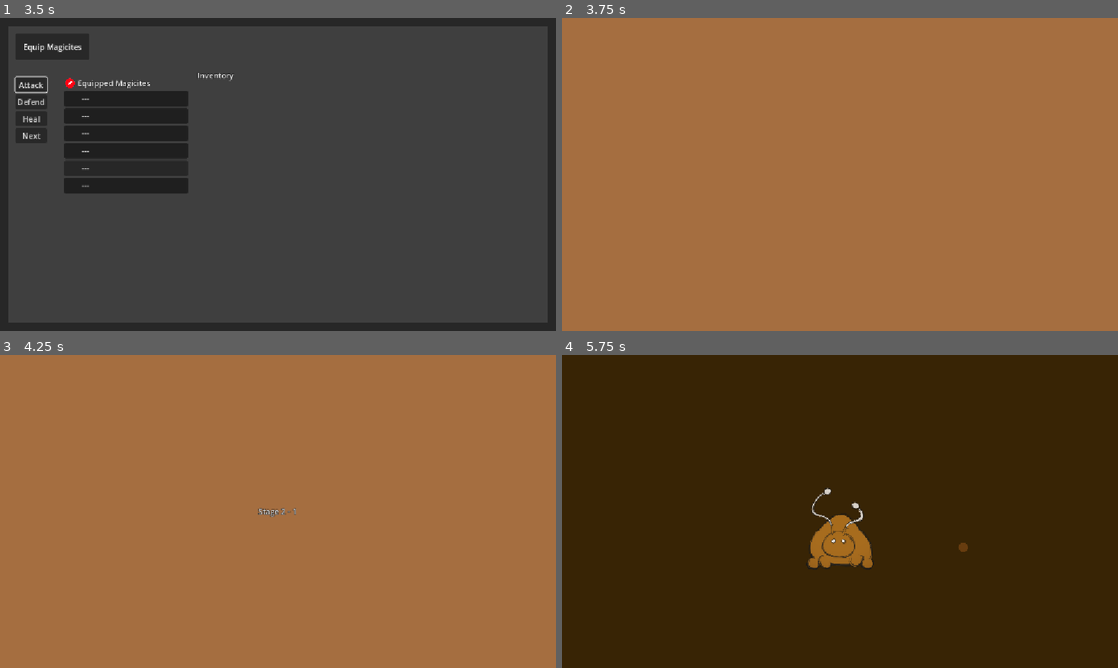
Above: before the commit, frames 1-4 (two rows, left to right).
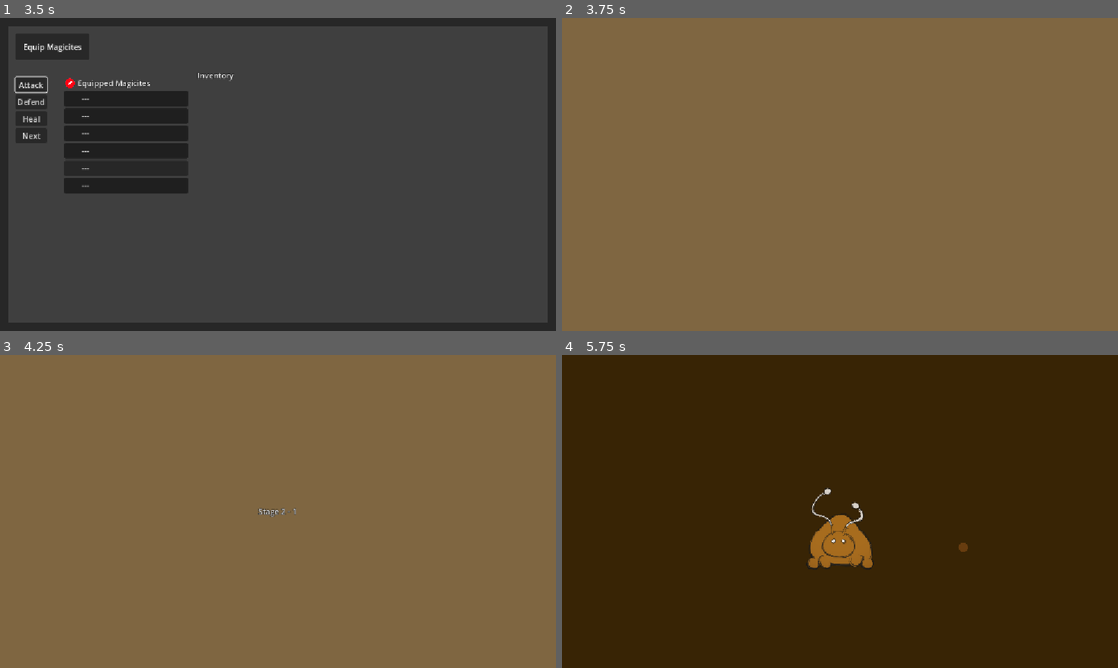
Above: after the commit, the same moments.

Repository: Adnyropast/pwkz-godot-4.7
Game: Godot game, scene res://scenes/rescue_screen.tscn
Same seed, same stepped clock (60 frames per second), same inputs: the game is played once before the commit and once after it. This scene is started directly instead of the project's main scene. The engine's default icon, where the game draws it, is replaced by a stand-in: a white triangle on a blue panel in a dark square.
Inputs (mouse positions are in pixels of both pictures, inside the frame that each line leads up to):
- Up to frame 1 (3.5 s): click "Next" at 0.5 s; click "Next" at 1.25 s; click "Next" at 2 s; click (183, 165) at 2.77 s
- Up to frame 2 (3.75 s): click "Next" at 3.5 s
- Up to frame 3 (4.25 s): no input
- Up to frame 4 (5.75 s): tap Enter at 5 s

Frame 1 is identical in both runs. In frame 2, 100% of the frame differs, in the area x 0-100%, y 0-100%; in frame 3, 100%; in frame 4, nothing differs.

Commit message:
fix: improve transition screens colors

Diff:
--- a/data/WorldColors.gd
+++ b/data/WorldColors.gd
@@ -14,14 +14,14 @@
 ]
 
 static var SCREENS: Array[Color] = [
-	Color.html("#616161"),
-	Color.html("#a56e40"),
-	Color.html("#18aa66"),
-	Color.html("#2e9ce0"),
-	Color.html("#af1818"),
-	Color.html("#ebe300"),
-	Color.html("#f797ef"),
-	Color.html("#6a0b9d"),
+	Color.html("#6A6A6A"),
+	Color.html("#7F6641"),
+	Color.html("#3B9B3D"),
+	Color.html("#3B3B9B"),
+	Color.html("#9B3B42"),
+	Color.html("#9B973B"),
+	Color.html("#9B3B93"),
+	Color.html("#763B9B"),
 ]
 
 static var ENEMIES: Array[Color] = [
